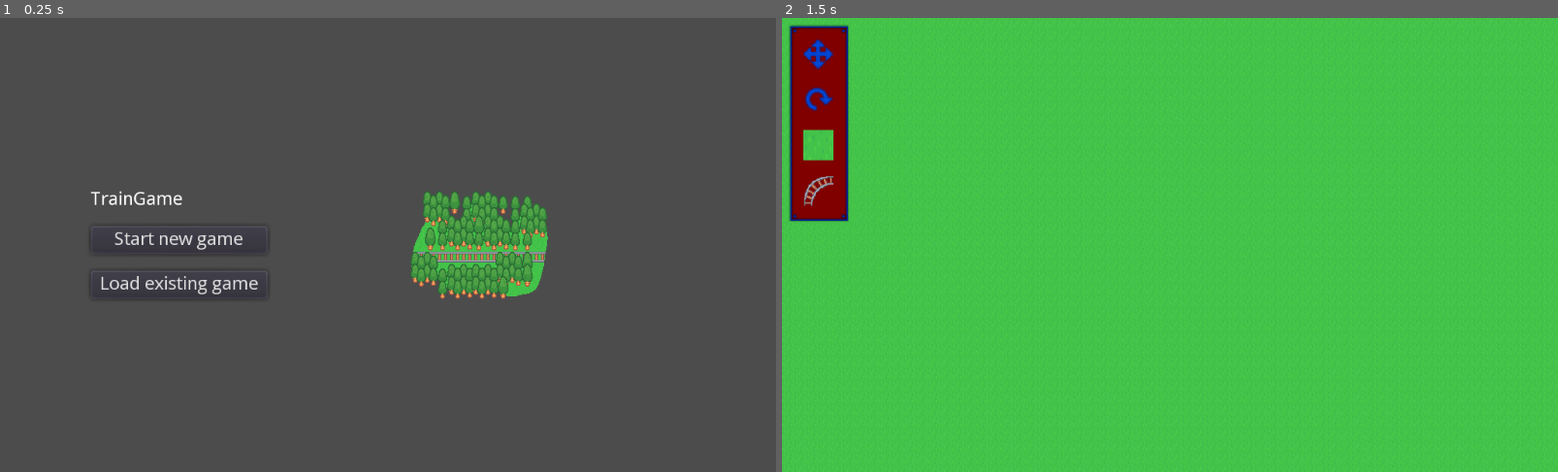
Above: before the commit, frames 1-2 (left to right).
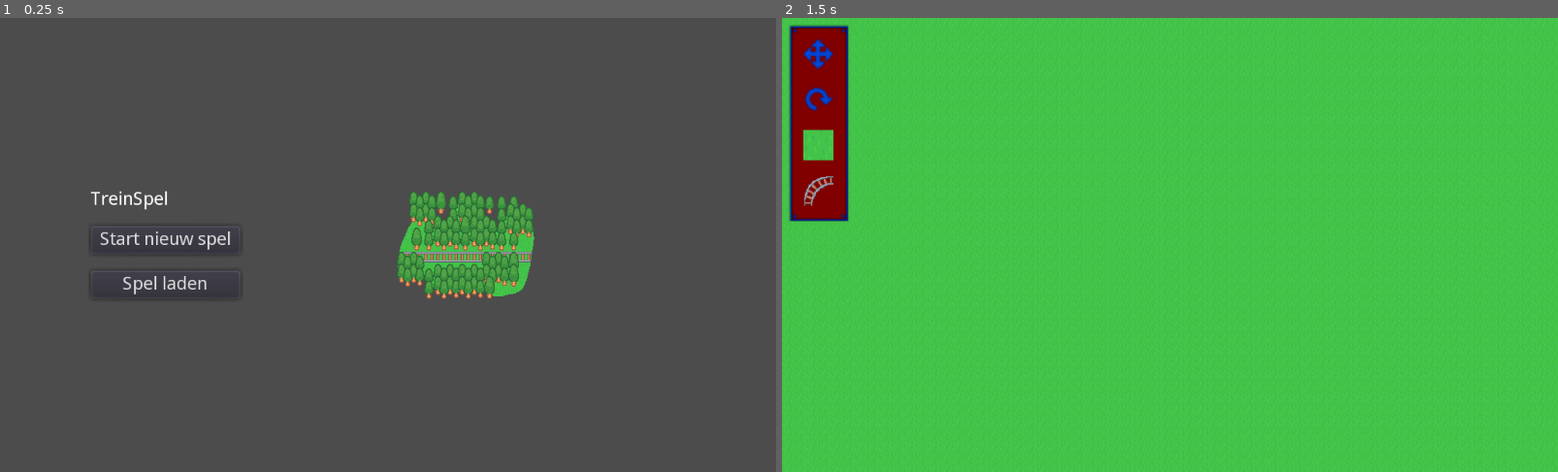
Above: after the commit, the same moments.

Repository: 2zqa/traingame
Game: Godot game, scene res://Scenes/TitleScreen.tscn
The game is run twice, just before and just after one commit, with the same random seed, the same clock (stepped at 60 frames per second) and the same inputs.
Inputs (mouse positions are in pixels of both pictures, inside the frame that each line leads up to):
- Up to frame 1 (0.25 s): no input
- Up to frame 2 (1.5 s): click "Start new game" (after the commit: "Start nieuw spel") at 0.5 s; click (820, 54) at 1.25 s

The runs differ from the first frame. In frame 1, 3.1% of the frame differs, in the area x 12-71%, y 38-62%; in frame 2, nothing differs.

Commit message:
Add translation support

Diff:
--- /dev/null
+++ b/TrainGame-Godot/Translations/translations.csv
@@ -0,0 +1,4 @@
+en;nl
+Start new game;Start nieuw spel
+Load existing game;Spel laden
+TrainGame;TreinSpel
--- a/TrainGame-Godot/project.godot
+++ b/TrainGame-Godot/project.godot
@@ -107,6 +107,11 @@
 
 pointing/emulate_mouse_from_touch=false
 
+[locale]
+
+test="nl"
+translations=PoolStringArray( "res://Translations/translations.nl.translation" )
+
 [rendering]
 
 quality/driver/driver_name="GLES2"
Not shown, added: TrainGame-Godot/Translations/translations.csv.import
Not shown, changed: .gitignore
